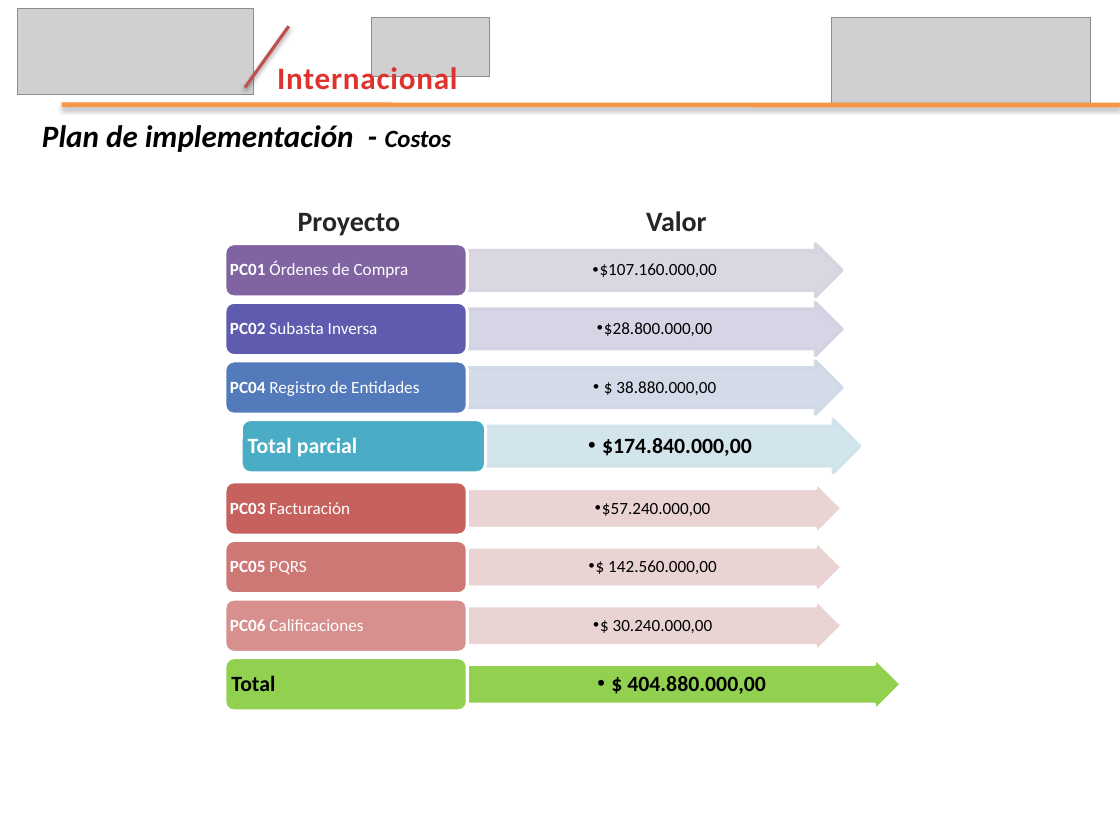
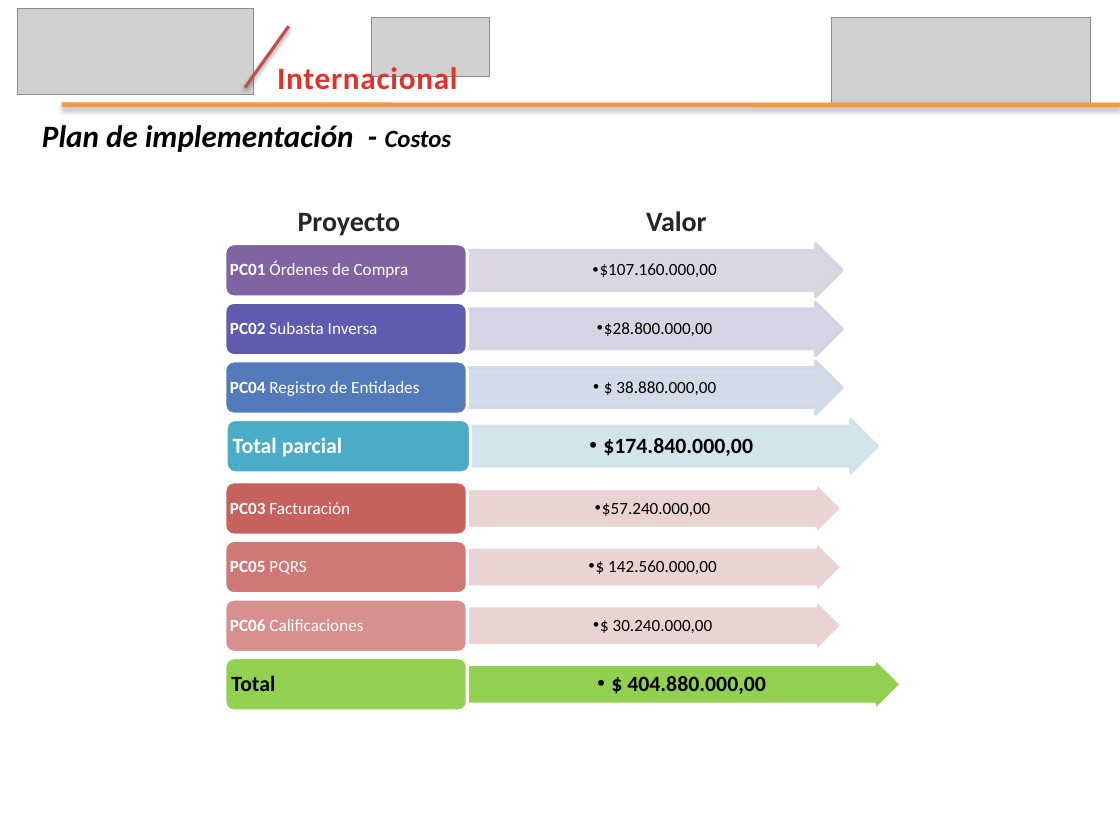
Before and after one commit to leseroth/ingenium-managment, a slide deck: slide 22 of CSOF5200 Proyecto 2/0727PresentacionIngenium.pptx. Drawn at 1120x840 pixels with LibreOffice and Linux fonts; fonts in the diff are those of the drawing; grey boxes stand for pictures. Boxes give left, top, right and bottom in pixels: in the first picture for what was removed or moved away, otherwise in the second. Text is boxed around its words. In the diff, an @@ line names an element or a change of style, - is before the commit and + after.

Commit message:
Presentación

```diff
--- a/CSOF5200 Proyecto 2/0727PresentacionIngenium.pptx
+++ b/CSOF5200 Proyecto 2/0727PresentacionIngenium.pptx
@@ text "Total parcial" moved from (x1=248, y1=437, x2=357, y2=457) to (x1=233, y1=437, x2=342, y2=457) @@
@@ rounded rectangle moved from (x1=241, y1=420, x2=485, y2=474) to (x1=226, y1=420, x2=470, y2=474) @@
@@ right arrow resized from (x1=480, y1=420, x2=860, y2=474) to (x1=465, y1=420, x2=877, y2=474) @@
```
